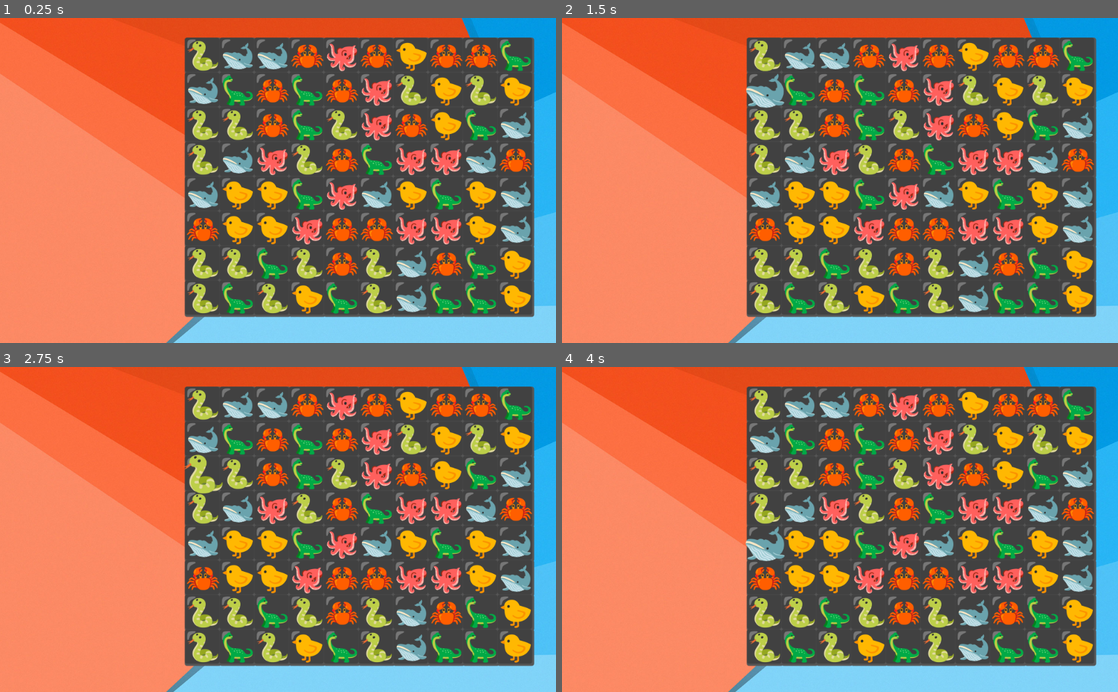
Above: before the commit, frames 1-4 (two rows, left to right).
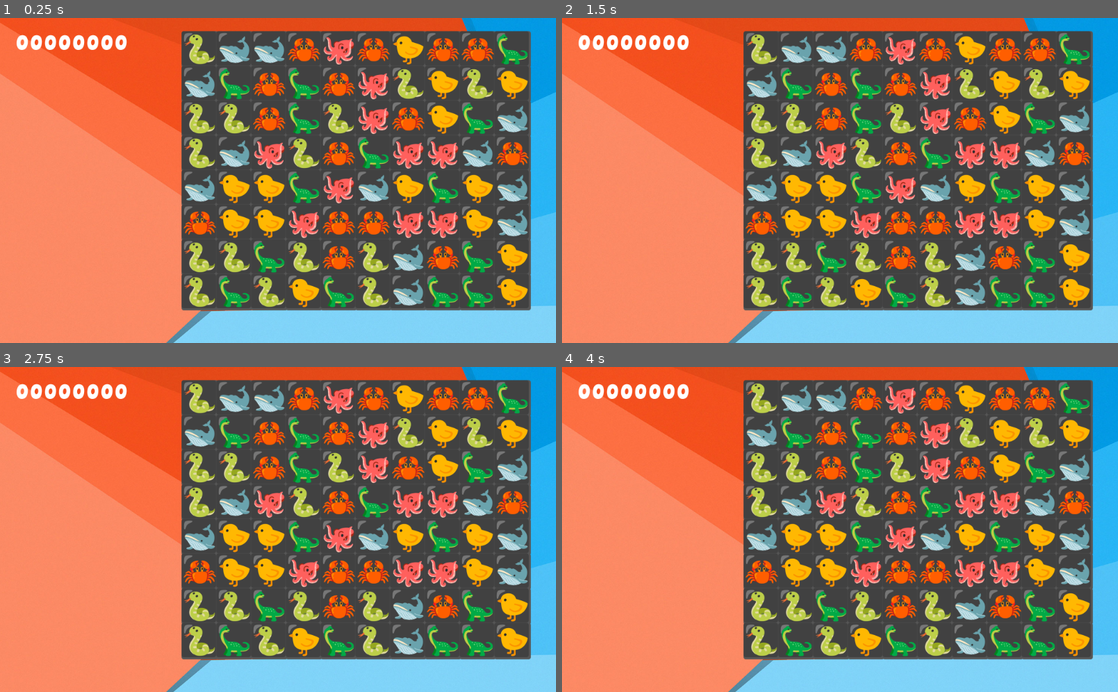
Above: after the commit, the same moments.

Repository: backwardspy/matchies
Game: Godot game, scene res://game.tscn
Same seed, same stepped clock (60 frames per second), same inputs: the game is played once before the commit and once after it.
Inputs (mouse positions are in pixels of both pictures, inside the frame that each line leads up to):
- Up to frame 1 (0.25 s): no input
- Up to frame 2 (1.5 s): tap Enter at 0.5 s; move the mouse to (767, 57) at 0.52 s; click (767, 57) at 0.6 s; tap Space at 1.25 s; move the mouse to (767, 89) at 1.27 s; click (767, 89) at 1.35 s
- Up to frame 3 (2.75 s): tap Enter at 2 s; move the mouse to (205, 474) at 2.02 s; click (205, 474) at 2.1 s
- Up to frame 4 (4 s): tap Space at 2.75 s; move the mouse to (767, 510) at 2.77 s; click (767, 510) at 2.85 s; tap Enter at 3.5 s; move the mouse to (767, 542) at 3.52 s; click (767, 542) at 3.6 s

The runs differ from the first frame. In frame 1, 31% of the frame differs, in the area x 2-97%, y 3-93%; in frame 2, 31%; in frame 3, 31%; in frame 4, 31%.

Commit message:
scoring, better matching animation

Diff:
--- a/matchies/board/board.gd
+++ b/matchies/board/board.gd
@@ -13,13 +13,20 @@
 export (int) var separation: int
 
 var matchie_grid := Array()
+var tiles_grid := Array()
 var user_is_dragging := false
 var drag_start_pos := Vector2(-1, -1)
 var action_queue := Array()
 
+# when true, check_for_matches will undo the last move if there are no matches
+var undo_if_no_matches := false
+var last_match_from: Vector2
+var last_match_to: Vector2
+
 onready var tiles := $tiles
 onready var matchies := $matchies
 onready var block_timer := $block_timer
+onready var pop_target := $pop_target
 
 class Match:
 	var start: Vector2
@@ -81,7 +88,7 @@
 	# finishes a drag action on a grid position
 
 	if end_pos.x >= 0 and end_pos.y >= 0 and end_pos != drag_start_pos:
-		perform_swap(drag_start_pos, end_pos)
+		swap_and_check_matches(drag_start_pos, end_pos)
 
 	user_is_dragging = false
 	drag_start_pos = Vector2(-1, -1)
@@ -99,6 +106,21 @@
 	)
 
 func perform_swap(from: Vector2, to: Vector2) -> void:
+	var from_matchie: Matchie = matchie_grid[from.x][from.y]
+	var to_matchie: Matchie = matchie_grid[to.x][to.y]
+
+	matchie_grid[to.x][to.y] = from_matchie
+	matchie_grid[from.x][from.y] = to_matchie
+
+	if from_matchie:
+		from_matchie.move(grid_to_local(to))
+
+	if to_matchie:
+		to_matchie.move(grid_to_local(from))
+
+	UIAudio.get_node("swap").play()
+
+func swap_and_check_matches(from: Vector2, to: Vector2) -> void:
 	# swaps two matchies and queues up a match check
 
 	if (
@@ -107,19 +129,12 @@
 	):
 		return
 
-	var from_matchie: Matchie = matchie_grid[from.x][from.y]
-	var to_matchie: Matchie = matchie_grid[to.x][to.y]
-
-	matchie_grid[to.x][to.y] = from_matchie
-	matchie_grid[from.x][from.y] = to_matchie
-
-	if from_matchie:
-		from_matchie.move(grid_to_local(to))
-
-	if to_matchie:
-		to_matchie.move(grid_to_local(from))
-
-	UIAudio.get_node("swap").play()
+	perform_swap(from, to)
+
+	# signal that this match should be undone if there are no matches
+	last_match_from = from
+	last_match_to = to
+	undo_if_no_matches = true
 
 	# queue up a match check once the swap is mostly done
 	block_timer.start(Matchie.SWAP_ANIM_DURATION / 2)
@@ -130,6 +145,7 @@
 
 	for i in columns:
 		matchie_grid.append(Array())
+		tiles_grid.append(Array())
 		for j in rows:
 			# make a new matchie and put it into the board grid
 			var matchie: Matchie = matchie_scene.instance()
@@ -149,6 +165,7 @@
 
 			# add a corresponding background tile
 			var tile: Node2D = tile_scene.instance()
+			tiles_grid[i].append(tile)
 			tile.position = matchie.position
 			tiles.add_child(tile)
 
@@ -157,7 +174,7 @@
 
 	return horizontal_match_length(i, j) >= 3 or vertical_match_length(i, j) >= 3
 
-func clear_match(m: Match) -> void:
+func clear_match(m: Match, sequence: int) -> void:
 	# removes a matched group of matchies from the grid
 
 	var direction := Vector2(-1, 0) if m.direction == MatchDirection.LEFT else Vector2(0, -1)
@@ -166,8 +183,17 @@
 
 		var matchie: Matchie = matchie_grid[pos.x][pos.y]
 		if matchie:
-			matchie.pop(i)
+			matchie.pop(pop_target.global_position, sequence)
 			matchie_grid[pos.x][pos.y] = null
+
+			sequence += 1
+
+func undo_last_match() -> void:
+	if not undo_if_no_matches:
+		return
+
+	undo_if_no_matches = false
+	perform_swap(last_match_to, last_match_from)
 
 func check_for_matches() -> void:
 	# find all matches on the board and clears them, then settles the grid.
@@ -175,10 +201,27 @@
 	var matches := find_all_matches()
 
 	if not matches:
+		if undo_if_no_matches:
+			undo_last_match()
 		return
 
+	undo_if_no_matches = false
+
+	var sequence := 0
 	for m in matches:
-		clear_match(m)
+		clear_match(m, sequence)
+		sequence += m.length
+
+		match m.length:
+			3: ScoreManager.add_triplet()
+			4: ScoreManager.add_quadruplet()
+			5: ScoreManager.add_quintuplet()
+			_: push_error("unsupported match length %" % m.length)
+
+		var dir := Vector2(-1, 0) if m.direction == MatchDirection.LEFT else Vector2(0, -1)
+		for i in m.length:
+			var pos: Vector2 = m.start + dir * i
+			tiles_grid[pos.x][pos.y].get_node("score_particles").emitting = true
 
 	# wait for matches to clear, then settle the grid
 	block_timer.start(Matchie.POP_ANIM_DURATION)
--- a/matchies/board/tile.tscn
+++ b/matchies/board/tile.tscn
@@ -1,6 +1,7 @@
-[gd_scene load_steps=2 format=2]
+[gd_scene load_steps=3 format=2]
 
 [ext_resource path="res://board/sprites/black-large-square.png" type="Texture" id=1]
+[ext_resource path="res://scoring/score_particles.tscn" type="PackedScene" id=2]
 
 [node name="tile" type="Node2D"]
 
@@ -8,3 +9,7 @@
 position = Vector2( 28, 28 )
 scale = Vector2( 0.6, 0.6 )
 texture = ExtResource( 1 )
+
+[node name="score_particles" parent="." instance=ExtResource( 2 )]
+position = Vector2( 26, 26 )
+z_index = 1
--- a/matchies/game.tscn
+++ b/matchies/game.tscn
@@ -1,7 +1,10 @@
-[gd_scene load_steps=3 format=2]
+[gd_scene load_steps=6 format=2]
 
 [ext_resource path="res://textures/background.jpg" type="Texture" id=1]
 [ext_resource path="res://board/board.tscn" type="PackedScene" id=2]
+[ext_resource path="res://ui/ui_theme.tres" type="Theme" id=3]
+[ext_resource path="res://ui/font/gluten_bold.tres" type="DynamicFont" id=4]
+[ext_resource path="res://ui/score_label.gd" type="Script" id=5]
 
 [node name="root" type="Node2D"]
 
@@ -11,7 +14,35 @@
 texture = ExtResource( 1 )
 
 [node name="board" parent="." instance=ExtResource( 2 )]
-position = Vector2( 346, 42 )
+position = Vector2( 340, 30 )
 columns = 10
 rows = 8
 separation = 64
+
+[node name="pop_target" type="Position2D" parent="board"]
+position = Vector2( -205, 104 )
+
+[node name="ui_canvas" type="CanvasLayer" parent="."]
+
+[node name="ui" type="Control" parent="ui_canvas"]
+anchor_right = 1.0
+anchor_bottom = 1.0
+theme = ExtResource( 3 )
+__meta__ = {
+"_edit_lock_": true,
+"_edit_use_anchors_": false
+}
+
+[node name="score_label" type="Label" parent="ui_canvas/ui"]
+margin_left = 30.0
+margin_top = 30.0
+margin_right = 310.0
+margin_bottom = 68.0
+custom_fonts/font = ExtResource( 4 )
+text = "00000000"
+script = ExtResource( 5 )
+__meta__ = {
+"_edit_use_anchors_": false
+}
+
+[node name="tween" type="Tween" parent="ui_canvas/ui/score_label"]
--- a/matchies/matchies/matchie.gd
+++ b/matchies/matchies/matchie.gd
@@ -74,25 +74,33 @@
 		)
 	tween.start()
 
-func pop(sequence: int = 0) -> void:
+func pop(pop_target: Vector2, sequence: int = 0) -> void:
 	# expand & fade out the matchie, then disappear.
 	# sequence delays the transition for a rippling effect.
 
 	var delay := sequence * 0.1
 
 	tween.interpolate_property(
+		sprite, "global_position",
+		sprite.global_position, pop_target + Vector2(0, sequence * 60),
+		POP_ANIM_DURATION * 2,
+		Tween.TRANS_CUBIC, Tween.EASE_OUT,
+		delay
+	)
+	tween.interpolate_property(
 		sprite, "scale",
-		sprite.scale, Vector2(2, 2),
-		POP_ANIM_DURATION,
+		sprite.scale, sprite.scale * 3,
+		POP_ANIM_DURATION * 2,
 		Tween.TRANS_LINEAR, Tween.EASE_OUT,
 		delay
 	)
 	tween.interpolate_property(
 		self, "modulate",
 		Color(1, 1, 1, 1), Color(1, 1, 1, 0),
-		POP_ANIM_DURATION,
+		POP_ANIM_DURATION * 3,
 		Tween.TRANS_LINEAR, Tween.EASE_OUT,
 		delay
 	)
 	tween.interpolate_callback(UIAudio.get_node("pop"), delay, "play")
+	tween.interpolate_callback(self, delay + POP_ANIM_DURATION * 4, "queue_free")
 	tween.start()
--- a/matchies/project.godot
+++ b/matchies/project.godot
@@ -37,6 +37,7 @@
 [autoload]
 
 UIAudio="*res://ui/ui_audio.tscn"
+ScoreManager="*res://scoring/score_manager.gd"
 
 [input]
 
--- /dev/null
+++ b/matchies/scoring/score_manager.gd
@@ -0,0 +1,22 @@
+extends Node
+
+signal score_changed
+
+const SCORE_TRIPLET := 100
+const SCORE_QUADRUPLET:= 300
+const SCORE_QUINTUPLET := 500
+
+var _score := 0
+
+func _add_score(amount: int) -> void:
+	_score += amount
+	emit_signal("score_changed", _score)
+
+func add_triplet():
+	_add_score(SCORE_TRIPLET)
+
+func add_quadruplet():
+	_add_score(SCORE_QUADRUPLET)
+
+func add_quintuplet():
+	_add_score(SCORE_QUINTUPLET)
--- /dev/null
+++ b/matchies/scoring/score_particles.tscn
@@ -0,0 +1,31 @@
+[gd_scene load_steps=5 format=2]
+
+[ext_resource path="res://board/sprites/sparkles.png" type="Texture" id=1]
+
+[sub_resource type="Curve" id=1]
+_data = [ Vector2( 0.0197368, 0 ), 0.0, 0.0, 0, 0, Vector2( 0.131579, 1 ), 0.0, 0.0, 0, 0, Vector2( 1, 0 ), 0.0, 0.0, 0, 0 ]
+
+[sub_resource type="CurveTexture" id=2]
+curve = SubResource( 1 )
+
+[sub_resource type="ParticlesMaterial" id=3]
+flag_disable_z = true
+spread = 180.0
+gravity = Vector3( 0, 0, 0 )
+initial_velocity = 300.0
+initial_velocity_random = 0.5
+angular_velocity = 10.0
+angular_velocity_random = 1.0
+orbit_velocity = 0.0
+orbit_velocity_random = 0.0
+damping = 100.0
+scale = 0.4
+scale_random = 0.2
+scale_curve = SubResource( 2 )
+
+[node name="score_particles" type="Particles2D"]
+emitting = false
+one_shot = true
+explosiveness = 0.6
+process_material = SubResource( 3 )
+texture = ExtResource( 1 )
--- /dev/null
+++ b/matchies/ui/font/gluten.tres
@@ -0,0 +1,6 @@
+[gd_resource type="DynamicFont" load_steps=2 format=2]
+
+[ext_resource path="res://ui/font/Gluten/Gluten-Regular.ttf" type="DynamicFontData" id=1]
+
+[resource]
+font_data = ExtResource( 1 )
--- /dev/null
+++ b/matchies/ui/font/gluten_bold.tres
@@ -0,0 +1,8 @@
+[gd_resource type="DynamicFont" load_steps=2 format=2]
+
+[ext_resource path="res://ui/font/Gluten/Gluten-Bold.ttf" type="DynamicFontData" id=1]
+
+[resource]
+size = 42
+extra_spacing_char = 3
+font_data = ExtResource( 1 )
--- /dev/null
+++ b/matchies/ui/score_label.gd
@@ -0,0 +1,22 @@
+extends Label
+
+onready var tween := $tween
+
+var displayed_value := 0
+
+func _ready() -> void:
+	var err := ScoreManager.connect("score_changed", self, "update_score")
+	if err:
+		push_error("failed to connect score_changed to score label")
+
+func _process(_delta: float) -> void:
+	text = "%08d" % displayed_value
+
+func update_score(score: int) -> void:
+	tween.interpolate_property(
+		self, "displayed_value",
+		displayed_value, score,
+		1.0,
+		Tween.TRANS_SINE, Tween.EASE_OUT
+	)
+	tween.start()
--- /dev/null
+++ b/matchies/ui/ui_theme.tres
@@ -0,0 +1,6 @@
+[gd_resource type="Theme" load_steps=2 format=2]
+
+[ext_resource path="res://ui/font/gluten.tres" type="DynamicFont" id=1]
+
+[resource]
+default_font = ExtResource( 1 )
Binary file added: matchies/board/sprites/sparkles.png
Not shown, added: matchies/board/sprites/sparkles.png.import
Binary file added: matchies/ui/font/Gluten/Gluten-Bold.ttf
Binary file added: matchies/ui/font/Gluten/Gluten-Regular.ttf
Not shown, added: matchies/ui/font/Gluten/OFL.txt
